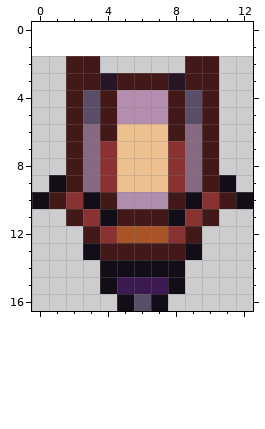
Pixel-art sprite -- Sources/Modules/MythModule/LanternMoon/Gores/BloodLanternBody.png. That is the earlier state.
The file is 26x30 pixels, drawn in blocks of 2x2; one block is one cell here. The old version is drawn lined up with the new one, on the new canvas.
Once edited:
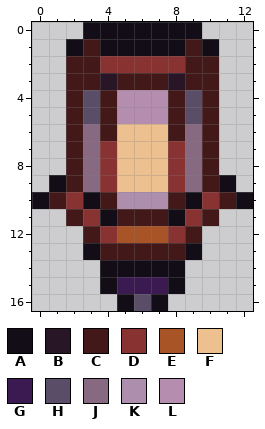
Palette (. is transparent): A #120d16  B #281525  C #421818  D #893232  E #a85426  F #edc090  G #3a1a51  H #5a4d68  J #876982  K #ad8ead  L #b58dae
The exact change:
canvas 13x15 -> 13x17, the old top-left corner now at 0,2
Changed rows in their new state; - is an unchanged pixel.
first column x 2:
 0 -AAAAAAA-
 1 ACAAAAACA
 2 --DDDDD--
Changed places in both pictures, as pixel boxes (x1, y1, x2, y2):
added: (66, 22, 219, 73)
